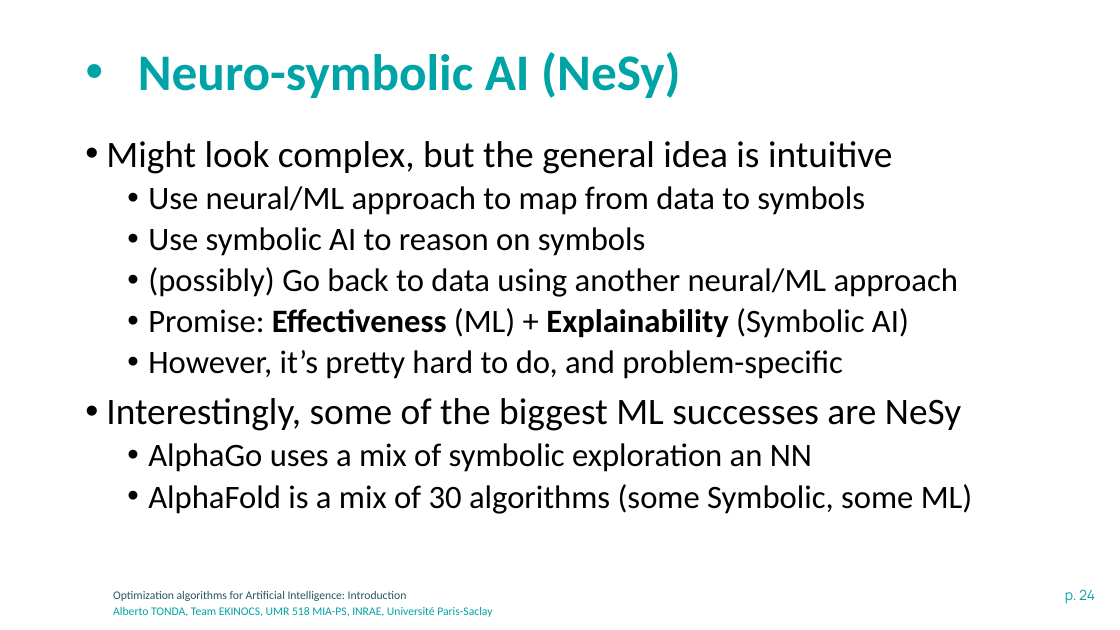
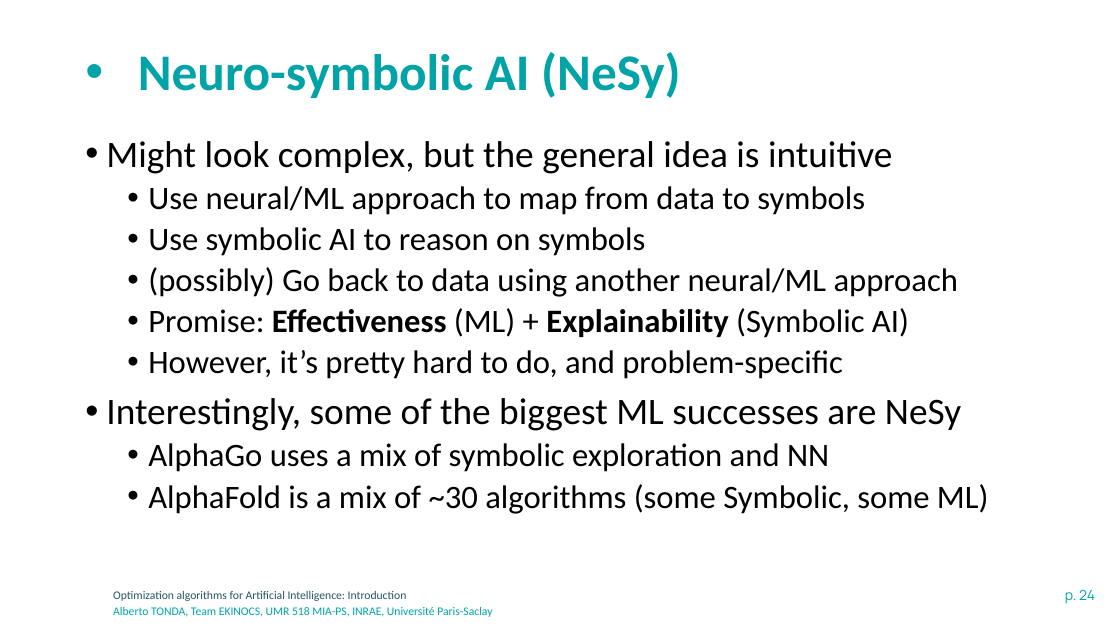
Before and after one commit to albertotonda/teaching, a slide deck: slide 24 of optimization-methods-for-artificial-intelligence/introduction.pptx. Drawn at 1120x630 pixels with LibreOffice and Linux fonts; fonts in the diff are those of the drawing; background and template pictures are left out. Boxes give left, top, right and bottom in pixels: in the first picture for what was removed or moved away, otherwise in the second. Text is boxed around its words. In the diff, an @@ line names an element or a change of style, - is before the commit and + after.

```diff
--- a/optimization-methods-for-artificial-intelligence/introduction.pptx
+++ b/optimization-methods-for-artificial-intelligence/introduction.pptx
@@ text at [148, 443, 988, 514]: text changed @@
-  • AlphaGo uses a mix of symbolic exploration an NN
-  • AlphaFold is a mix of 30 algorithms (some Symbolic, some ML)
+  • AlphaGo uses a mix of symbolic exploration and NN
+  • AlphaFold is a mix of ~30 algorithms (some Symbolic, some ML)
```
Also in this commit, not shown: 2 other slides changed, 1 slide added, 6 other files.
